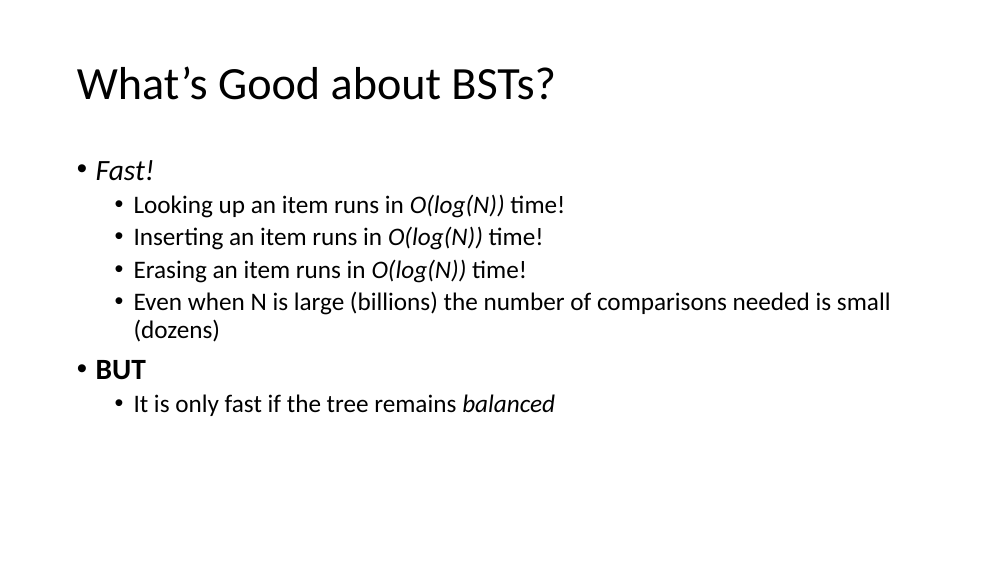
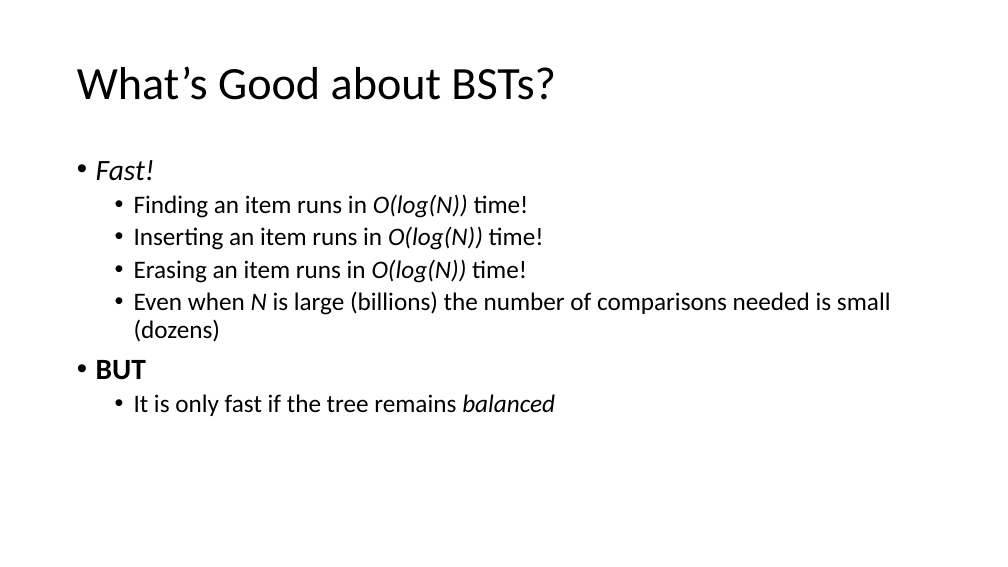
Before and after one commit to pchapin/cpp, a slide deck: slide 8 of SplayTree/SplayTrees.pptx. Drawn at 1008x567 pixels with LibreOffice and Linux fonts; fonts in the diff are those of the drawing. Boxes give left, top, right and bottom in pixels: in the first picture for what was removed or moved away, otherwise in the second. Text is boxed around its words. In the diff, an @@ line names an element or a change of style, - is before the commit and + after.

```diff
--- a/SplayTree/SplayTrees.pptx
+++ b/SplayTree/SplayTrees.pptx
@@ text at bbox=[134, 194, 529, 218]: text changed @@
-  • Looking up an item runs in O(log(N)) time!
+  • Finding an item runs in O(log(N)) time!
@@ text at bbox=[134, 291, 891, 342]: italic on in "N" @@
```
Also in this commit, not shown: 13 other slides changed, 3 slides added.
